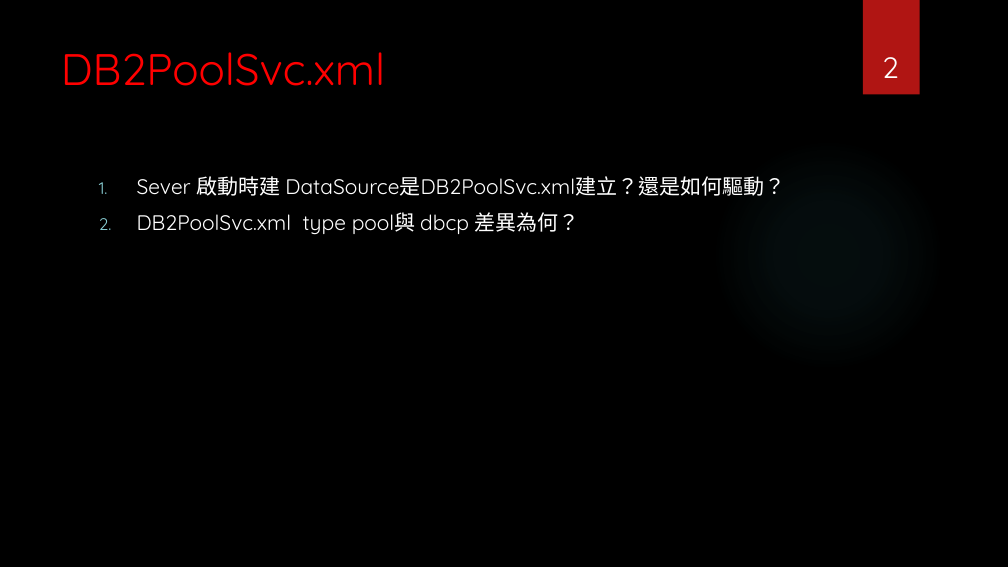
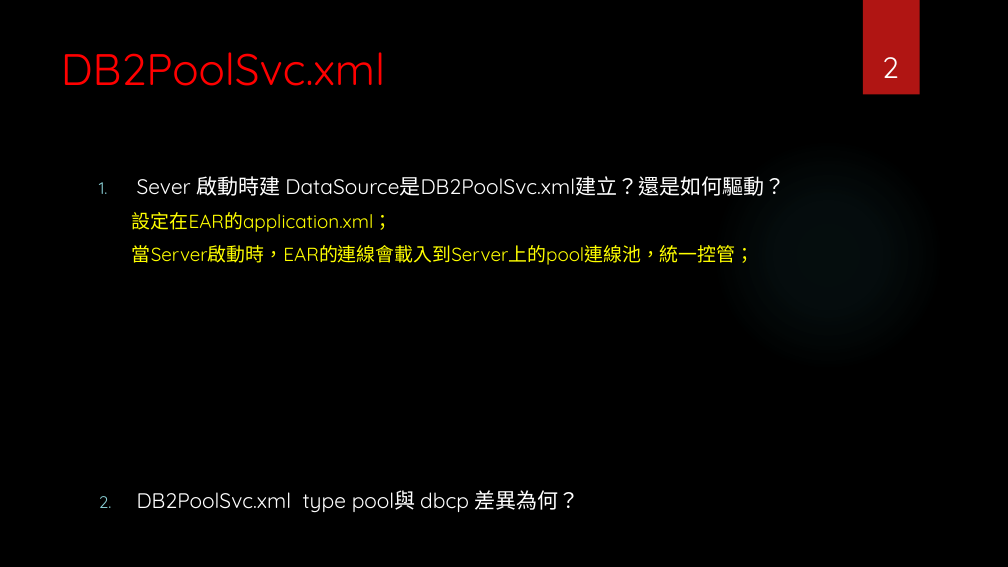
Before and after one commit to Szying/Js_Tools, a slide deck: slide 2 of 補充報告.pptx. Drawn at 1008x567 pixels with LibreOffice and Linux fonts; fonts in the diff are those of the drawing; background and template pictures are left out. Boxes give left, top, right and bottom in pixels: in the first picture for what was removed or moved away, otherwise in the second. Text is boxed around its words. In the diff, an @@ line names an element or a change of style, - is before the commit and + after.

```diff
--- a/補充報告.pptx
+++ b/補充報告.pptx
@@ text at [132, 212, 755, 265]: paragraphs added @@
+  設定在EAR的application.xml；
+  當Server啟動時，EAR的連線會載入到Server上的pool連線池，統一控管；
```
Also in this commit, not shown: 14 other slides changed, 4 slides added, 2 slides removed.
